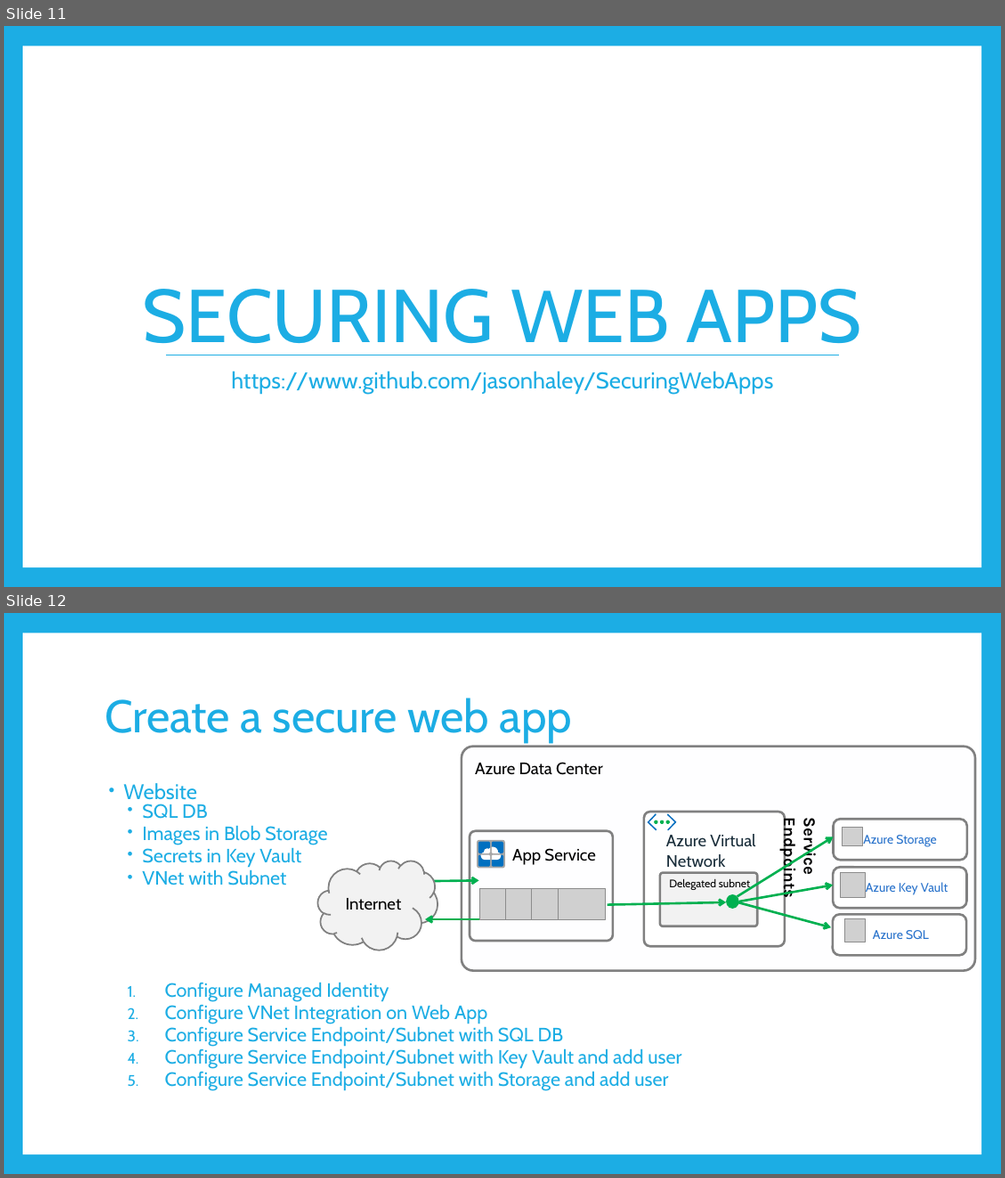
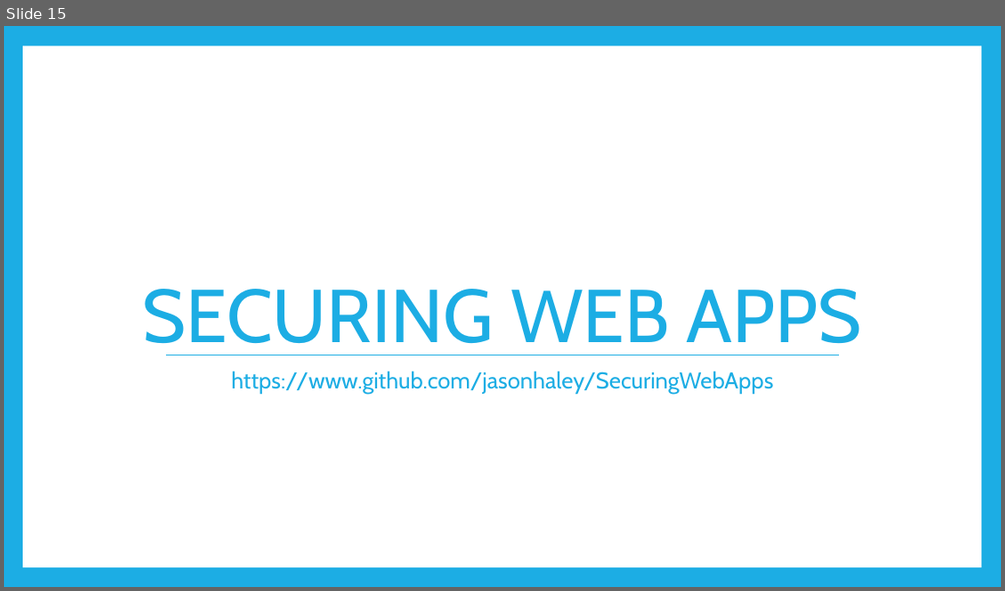
Before and after one commit to JasonHaley/SecuringWebAppsLab, a slide deck: presentation/GAB-AzureWebApps2019.pptx. Shown one above the other, each under a label of ours: slides 11 and 12 before the commit, slide 15 after it. The pictures are 1005x1178 and 1005x591 pixels, drawn with LibreOffice and Linux fonts; fonts in the diff are those of the drawing; grey boxes stand for pictures. Boxes give left, top, right and bottom in pixels: in the first picture for what was removed or moved away, otherwise in the second. Text is boxed around its words. In the diff, an @@ line names an element or a change of style, - is before the commit and + after.

```diff
--- a/presentation/GAB-AzureWebApps2019.pptx
+++ b/presentation/GAB-AzureWebApps2019.pptx
@@ slide 12 removed at [4,613,1001,1174], background #1CADE4; not listed: 1 template element that a slide beside it also shows @@
@@ title removed at [105,698,573,742] @@
-Create a secure web app
@@ rounded rectangle removed at [461,747,975,971] @@
@@ text removed at [475,762,603,775] @@
-Azure Data Center
@@ text removed at [123,783,681,1091] @@
-• Website
-  • SQL DB
-  • Images in Blob Storage
-  • Secrets in Key Vault
-  • VNet with Subnet
-  1. Configure Managed Identity
-  2. Configure VNet Integration on Web App
-  3. Configure Service Endpoint/Subnet with SQL DB
-  4. Configure Service Endpoint/Subnet with Key Vault and add user
-  5. Configure Service Endpoint/Subnet with Storage and add user
@@ rounded rectangle removed at [644,811,785,947] @@
@@ group removed at [647,814,677,831]: 4 rounded rectangles, 3 ellipses @@
@@ text removed at [779,823,820,896] @@
-Service Endpoints
@@ rounded rectangle removed at [833,819,967,860] @@
-Azure Storage
@@ rounded rectangle removed at [469,831,614,941] @@
@@ group removed at [477,840,505,868]: 8 freeform shapes, 1 rounded rectangle @@
@@ text removed at [512,848,595,865] @@
-App Service
@@ text removed at [666,834,755,868] @@
-Azure Virtual Network
@@ arrow removed from (736, 896) to (833, 836) @@
@@ picture removed at [842,827,863,846] @@
@@ cloud removed at [318,860,437,949] @@
-Internet
@@ rounded rectangle removed at [660,873,757,926] @@
@@ text removed at [669,878,750,891] @@
-Delegated subnet
@@ rounded rectangle removed at [833,868,967,908] @@
-Azure Key Vault
@@ picture removed at [841,873,866,897] @@
@@ arrow removed from (425, 882) to (479, 881) @@
@@ picture removed at [479,888,527,919] @@
@@ picture removed at [505,888,553,919] @@
@@ picture removed at [531,888,579,919] @@
@@ picture removed at [558,888,606,919] @@
@@ arrow removed from (607, 905) to (727, 902) @@
@@ ellipse removed at [727,894,739,908] @@
@@ arrow removed from (736, 901) to (831, 927) @@
@@ arrow removed from (739, 901) to (833, 885) @@
@@ arrow removed from (479, 919) to (425, 919) @@
@@ rounded rectangle removed at [833,915,966,956] @@
-Azure SQL
@@ picture removed at [845,919,866,942] @@
@@ what was slide 11 is now slide 15 @@
```
Also in this commit, not shown: 6 other slides removed.
